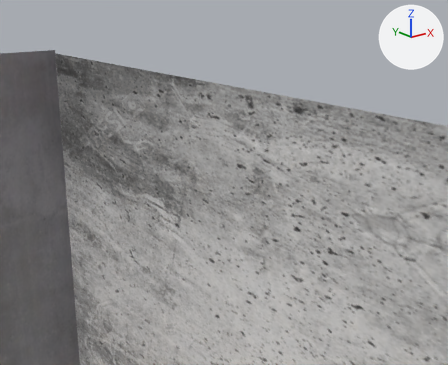
Two versions of the Blender file Talent Show/hammer.blend, one commit apart.
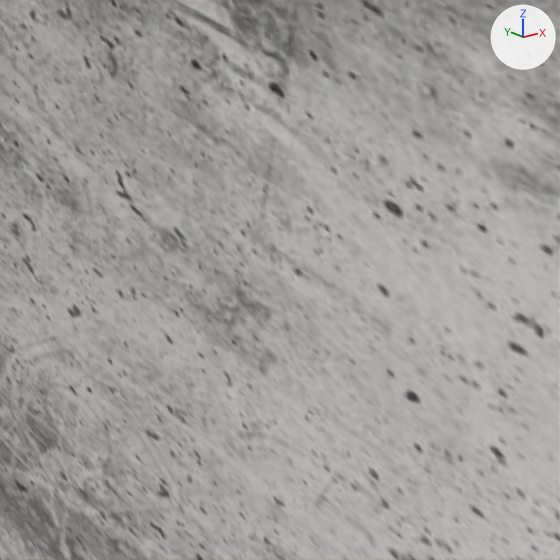
There are two pictures of each version: one from a camera (50 mm lens) standing at (26.1, -59.9, 213.8) and looking at (113.8, 49.7, 170.0), one close up on the part from 21% to 58% of the width and 54% to 100% of the height. The lights are fixed; the arrows at upper right show +X, +Y and +Z.
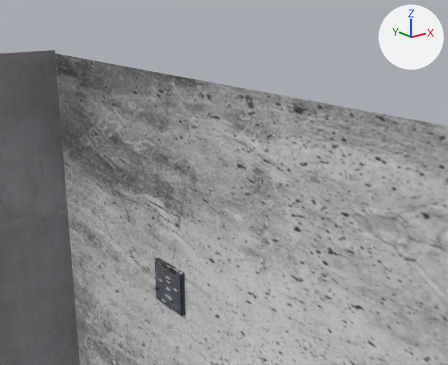
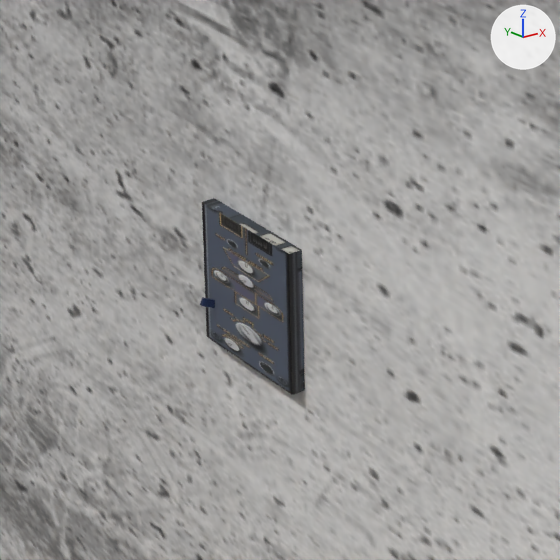
Diff of the bpy script that builds the scene:
```diff
--- a/Talent Show/hammer.blend.py
+++ b/Talent Show/hammer.blend.py
@@ img_navy_blue_jpg @@
+img_navy_blue_jpg = load_image('navy blue.jpg', 'navy blue.jpg', 750, 750, 'sRGB')
@@ img_control_panel_jpg @@
+img_control_panel_jpg = load_image('Control panel.jpg', 'Control panel.jpg', 1265, 959, 'sRGB')
@@ mat_material_016 @@
+mat_material_016 = principled_material('Material.016')
+mat_material_016.texture = img_navy_blue_jpg
@@ mat_material_015 @@
+mat_material_015 = principled_material('Material.015')
+mat_material_015.texture = img_control_panel_jpg
@@ me_cube_055 @@
+me_cube_055.from_pydata(...)  # a box spanning x -1.0..1.0, y -1.0..1.0, z -1.0..1.0
+me_cube_055.materials.append(mat_material_016)  # picture img_navy_blue_jpg
@@ me_cube_053 @@
+me_cube_053.from_pydata(...)  # a box spanning x -1.0..1.0, y -1.0..1.0, z -1.0..1.0
+me_cube_053.materials.append(mat_material_015)  # picture img_control_panel_jpg
@@ ob_cube_054 @@
+ob_cube_054 = bpy.data.objects.new('Cube.054', me_cube_055)
+ob_cube_054.location = (97.34, 54.67, 145.51)
+ob_cube_054.rotation_euler = (0.0, 0.438, 0.0)  # degrees (0, 25, 0)
+ob_cube_054.scale = (0.621, 0.132, 0.278)
@@ ob_cube_053 @@
+ob_cube_053 = bpy.data.objects.new('Cube.053', me_cube_053)
+ob_cube_053.location = (102.25, 50.45, 147.52)
+ob_cube_053.scale = (4.52, 5.33, 5.25)
```

Changed parts and their boxes (x1, y1, x2, y2) in the close-ups (560 x 560 px):
'Cube.053', added: after (202, 198, 305, 395)
'Cube.054', added: after (200, 297, 215, 308)
